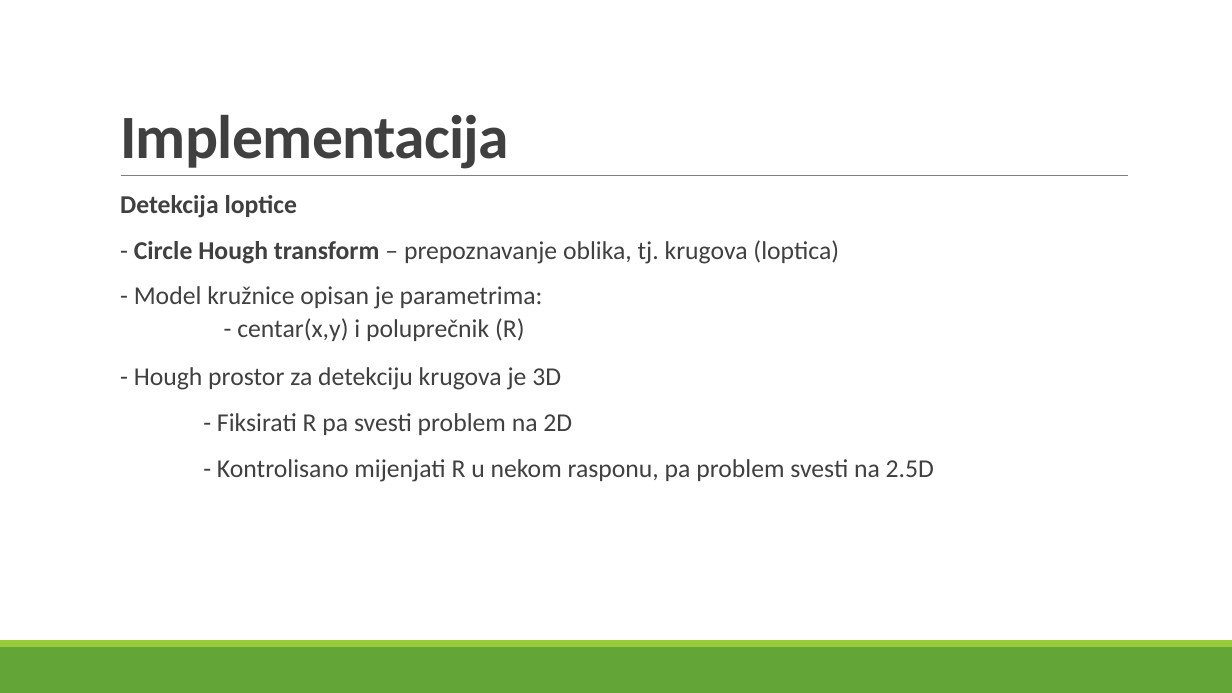
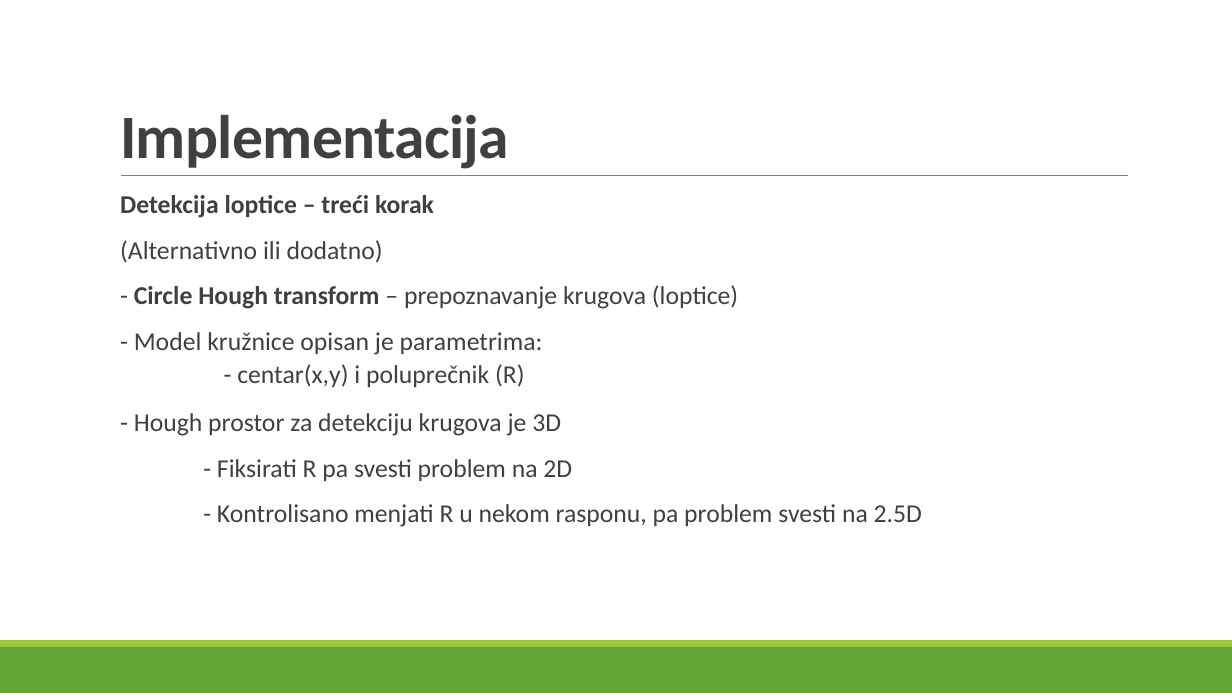
Before and after one commit to ckraisnikovic/softComputing, a slide deck: slide 12 of Detekcija i praćenje golf loptice na golf terenu.pptx (slide 10 before the commit). Drawn at 1232x693 pixels with LibreOffice and Linux fonts; fonts in the diff are those of the drawing. Boxes give left, top, right and bottom in pixels: in the first picture for what was removed or moved away, otherwise in the second. Text is boxed around its words. In the diff, an @@ line names an element or a change of style, - is before the commit and + after.

```diff
--- a/Detekcija i praćenje golf loptice na golf terenu.pptx
+++ b/Detekcija i praćenje golf loptice na golf terenu.pptx
@@ text at (x1=120, y1=195, x2=738, y2=309): text changed @@
-  Detekcija loptice
-  - Circle Hough transform – prepoznavanje oblika, tj. krugova (loptica)
+  Detekcija loptice – treći korak
+  (Alternativno ili dodatno)
+  - Circle Hough transform – prepoznavanje krugova (loptice)
@@ text at (x1=217, y1=504, x2=922, y2=527): text changed @@
-  - Kontrolisano mijenjati R u nekom rasponu, pa problem svesti na 2.5D
+  - Kontrolisano menjati R u nekom rasponu, pa problem svesti na 2.5D
```
Also in this commit, not shown: 12 other slides changed, 4 slides added.
